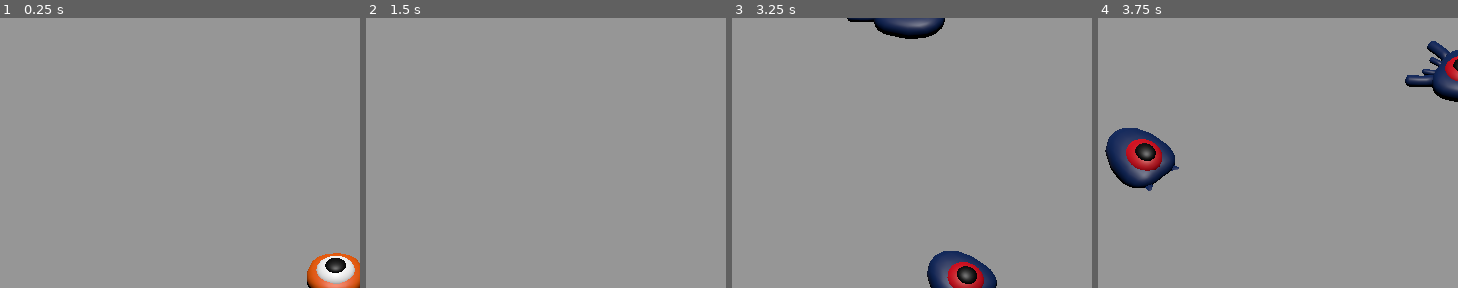
Above: before the commit, frames 1-4 (left to right).
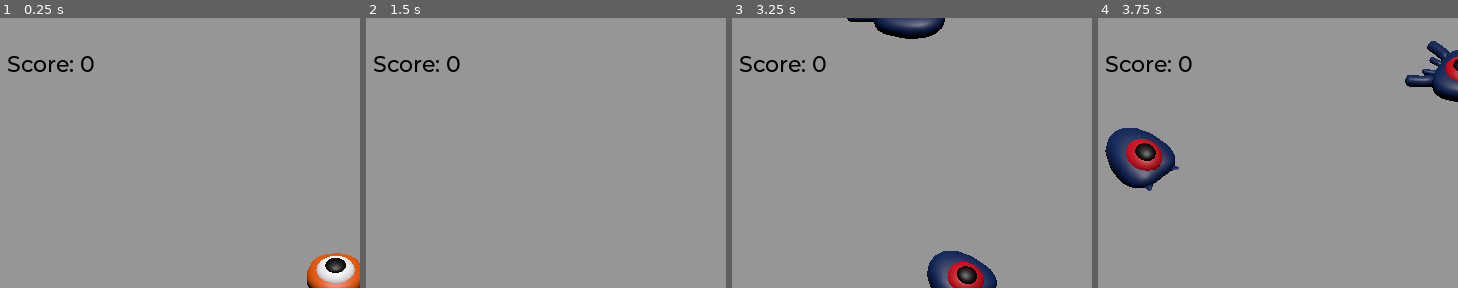
Above: after the commit, the same moments.

Repository: ittokunvim/learning-godot
Game: Godot game, scene res://main.tscn
Same seed, same stepped clock (60 frames per second), same inputs: the game is played once before the commit and once after it.
Inputs:
- Up to frame 1 (0.25 s): no input
- Up to frame 2 (1.5 s): tap Enter (ui_accept) at 0.5, 1.35 s; hold Right (move_right) 0.53-1.28 s; hold Enter (ui_accept) 0.53-1.28 s; tap Space (jump) at 0.77 s; hold Down (move_back) from 1.28 s (still down)
- Up to frame 3 (3.25 s): tap Space (jump) at 1.52, 3.02 s; release Down (move_back) at 2.03 s; hold Right (move_right) 2.03-2.78 s; hold Enter (ui_accept) 2.03-2.78 s; hold Up (move_forward) from 2.78 s (still down); tap Enter (ui_accept) at 2.85 s
- Up to frame 4 (3.75 s): release Up (move_forward) at 3.53 s; hold Left (move_left) from 3.53 s (still down); hold Enter (ui_accept) from 3.53 s (still down)
The pictures show only the part of the screen within x 3-53%, y 0-50%; the shares and areas given below are measured in that part.

The runs differ from the first frame. In frame 1, 0.5% of the frame differs, in the area x 2-27%, y 14-20%; in frame 2, 0.5%; in frame 3, 0.5%; in frame 4, 0.5%.

Commit message:
feat: :sparkles: Finished score and replay

Diff:
--- a/3d_squash_the_creeps_starter/main.gd
+++ b/3d_squash_the_creeps_starter/main.gd
@@ -3,6 +3,9 @@
 
 @export var mob_scene: PackedScene
 
+
+func _ready() -> void:
+	$UserInterface/Retry.hide()
 
 func _on_mob_timer_timeout() -> void:
 	# モブシーンのインスタンス化
@@ -21,6 +24,15 @@
 	# メインシーンに生成したモブを追加
 	add_child(mob)
 
+	# モブが踏みつけられた時、ScoreLabelにシグナルを送る
+	mob.squashed.connect($UserInterface/ScoreLabel._on_mob_squashed.bind())
+
 
 func _on_player_hit() -> void:
 	$MobTimer.stop()
+	$UserInterface/Retry.show()
+
+
+func _unhandled_input(event: InputEvent) -> void:
+	if event.is_action_pressed("ui_accept") and $UserInterface/Retry.visible:
+		get_tree().reload_current_scene()
--- a/3d_squash_the_creeps_starter/main.tscn
+++ b/3d_squash_the_creeps_starter/main.tscn
@@ -3,6 +3,8 @@
 [ext_resource type="Script" uid="uid://cc8n3086pvl18" path="res://main.gd" id="1_0xm2m"]
 [ext_resource type="PackedScene" uid="uid://ceuu150fmggvr" path="res://player.tscn" id="1_ig7tw"]
 [ext_resource type="PackedScene" uid="uid://defdm2qdva75q" path="res://mob.tscn" id="3_h2yge"]
+[ext_resource type="FontFile" uid="uid://cyxhh7ddkn62q" path="res://fonts/Montserrat-Medium.ttf" id="4_1bvp3"]
+[ext_resource type="Script" uid="uid://bq4lq2wbf1rkc" path="res://score_label.gd" id="5_lquwl"]
 
 [sub_resource type="BoxShape3D" id="BoxShape3D_7dm0k"]
 size = Vector3(60, 2, 60)
@@ -22,6 +24,10 @@
 "tilts": PackedFloat32Array(0, 0, 0, 0, 0)
 }
 point_count = 5
+
+[sub_resource type="Theme" id="Theme_lquwl"]
+default_font = ExtResource("4_1bvp3")
+default_font_size = 22
 
 [node name="Main" type="Node" unique_id=300651290]
 script = ExtResource("1_0xm2m")
@@ -81,5 +87,49 @@
 [node name="SpawnLocation" type="PathFollow3D" parent="SpawnPath" unique_id=1810347010]
 transform = Transform3D(-1, 0, 1.509958e-07, 0, 1, 0, -1.509958e-07, 0, -1, -15, 0, -15)
 
+[node name="UserInterface" type="Control" parent="." unique_id=660497970]
+layout_mode = 3
+anchors_preset = 15
+anchor_right = 1.0
+anchor_bottom = 1.0
+grow_horizontal = 2
+grow_vertical = 2
+theme = SubResource("Theme_lquwl")
+
+[node name="ScoreLabel" type="Label" parent="UserInterface" unique_id=1578975654]
+layout_mode = 0
+offset_left = 32.0
+offset_top = 32.0
+offset_right = 93.0
+offset_bottom = 81.0
+theme_override_colors/font_color = Color(0, 0, 0, 1)
+text = "Score: 0
+"
+script = ExtResource("5_lquwl")
+
+[node name="Retry" type="ColorRect" parent="UserInterface" unique_id=388058196]
+layout_mode = 1
+anchors_preset = 15
+anchor_right = 1.0
+anchor_bottom = 1.0
+grow_horizontal = 2
+grow_vertical = 2
+color = Color(0, 0, 0, 0.39215687)
+
+[node name="Label" type="Label" parent="UserInterface/Retry" unique_id=911356014]
+layout_mode = 1
+anchors_preset = 8
+anchor_left = 0.5
+anchor_top = 0.5
+anchor_right = 0.5
+anchor_bottom = 0.5
+offset_left = -109.5
+offset_top = -14.0
+offset_right = 109.5
+offset_bottom = 14.0
+grow_horizontal = 2
+grow_vertical = 2
+text = "Press Enter to retry."
+
 [connection signal="hit" from="Player" to="." method="_on_player_hit"]
 [connection signal="timeout" from="MobTimer" to="." method="_on_mob_timer_timeout"]
--- /dev/null
+++ b/3d_squash_the_creeps_starter/music_player.tscn
@@ -0,0 +1,7 @@
+[gd_scene format=3 uid="uid://dwgxgvhij3gfx"]
+
+[ext_resource type="AudioStream" uid="uid://c5qpnfga41t4p" path="res://art/House In a Forest Loop.ogg" id="1_fvyft"]
+
+[node name="MusicPlayer" type="AudioStreamPlayer" unique_id=1967507444]
+stream = ExtResource("1_fvyft")
+autoplay = true
--- a/3d_squash_the_creeps_starter/project.godot
+++ b/3d_squash_the_creeps_starter/project.godot
@@ -19,6 +19,10 @@
 run/main_scene="uid://2wap0283yk0r"
 config/features=PackedStringArray("4.6")
 config/icon="res://icon.webp"
+
+[autoload]
+
+MusicPlayer="*uid://dwgxgvhij3gfx"
 
 [display]
 
--- /dev/null
+++ b/3d_squash_the_creeps_starter/score_label.gd
@@ -0,0 +1,10 @@
+extends Label
+
+
+var score = 0
+
+
+# モブを踏みつけたら、スコアを増やす
+func _on_mob_squashed():
+	score += 1
+	text = "Score: %s" % score
Not shown, added: 3d_squash_the_creeps_starter/score_label.gd.uid
Not shown, added: doc/first_3d_game/8-score_and_replay.md
